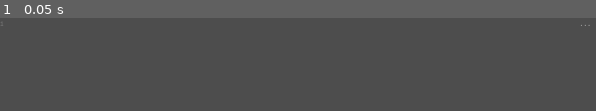
Above: before the commit, frame 1.
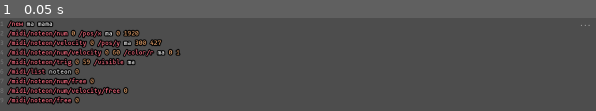
Above: after the commit, the same moment.

Repository: loopier/animatron
Game: Godot game, scene res://main.tscn
The game is run twice, just before and just after one commit, with the same random seed, the same clock (stepped at 60 frames per second) and the same inputs.
Inputs:
- Up to frame 1 (0.05 s): no input

The runs differ from the first frame. In frame 1, 9.7% of the frame differs, in the area x 0-31%, y 2-94%.

Commit message:
Upgrade MIDI implementation
- `/midi/*/free` commands still need working

Diff:
--- a/CommandInterface.gd
+++ b/CommandInterface.gd
@@ -91,6 +91,14 @@
 	"/midi/noteon": CommandDescription.new(midiNoteOn, "channel:i cmd:s", "Execute a CMD when a note-on MIDI event is triggered on any note.", Flags.asArray(true)),
 	"/midi/noteoff/num": CommandDescription.new(midiNoteOffNum, "channel:i cmd:s", "Map the released NOTE number to a CMD. …(206 unchanged characters)…
 	"/midi/noteoff": CommandDescription.new(midiNoteOff, "channel:i cmd:s", "Execute a CMD when a note-off MIDI event is triggered on any note.", Flags.asArray(true)),
+	"/midi/list": CommandDescription.new(midiList, "event:s [args:v]", "List commands for the EVENT in CHANNEL and optional NUM. Events is one of: noteon, noteonnum, noteonvelocity, noteonnumvelocity (NUM), noteontrig (NUM), noteoff, noteoffnum, cc (NUM)", Flags.asArray(true)),
+	"/midi/noteon/free": CommandDescription.new(freeMidi, "channel:i [num:i]", "Remove a cmd from the event.", Flags.gdScript()),
+	"/midi/noteon/num/free": CommandDescription.new(freeMidi, "channel:i [num:i]", "Remove a cmd from the event.", Flags.gdScript()),
+	"/midi/noteon/num/velocity/free": CommandDescription.new(freeMidi, "channel:i [num:i]", "Remove a cmd from the event.", Flags.gdScript()),
+	"/midi/noteon/trig/free": CommandDescription.new(freeMidi, "channel:i [num:i]", "Remove a cmd from the event.", Flags.gdScript()),
+	"/midi/noteoff/free": CommandDescription.new(freeMidi, "channel:i [num:i]", "Remove a cmd from the event.", Flags.gdScript()),
+	"/midi/noteoff/num/free": CommandDescription.new(freeMidi, "channel:i [num:i]", "Remove a cmd from the event.", Flags.gdScript()),
+	"/midi/cc/free": CommandDescription.new(freeMidi, "channel:i [num:i]", "Remove a cmd from the event.", Flags.gdScript()),
 	# utils
 	"/relative": CommandDescription.new(setRelativeProperty, "", "TODO", Flags.asArray(false)),
 	"/rand": CommandDescription.new(randCmdValue, "cmd:s actor:s min:f max:f", "Send a CMD to an ACTOR with a random value …(213 unchanged characters)…
@@ -310,32 +318,102 @@
 	return Status.ok()
 
 func midiCC(args: Array) -> Status:
-	return Status.ok()
-
-func midiNoteOnNum(args: Array) -> Status:
-	# TODO
-
 	var chan = int(args[0])
 	var num = int(args[1])
-	midiCommands[chan]["noteOnNum"].append = args.slice(1)
+	# convert las 2 arguments (min and max)
+	args[-2] = float(args[-2])
+	args[-1] = float(args[-1])
+	midiCommands[chan]["cc"][num].append(args.slice(2))
+	return Status.ok()
+
+func midiNoteOnNum(args: Array) -> Status:
+	var chan = int(args[0])
+	var num = int(args[1])
+	# convert las 2 arguments (min and max)
+	args[-2] = float(args[-2])
+	args[-1] = float(args[-1])
+	midiCommands[chan]["noteOnNum"].append(args.slice(1))
 	return Status.ok()
 
 func midiNoteOnTrig(args: Array) -> Status:
+	var chan = int(args[0])
+	var num = int(args[1])
+	midiCommands[chan]["noteOnTrig"][num] = [args.slice(2)]
 	return Status.ok()
 
 func midiNoteOnNumVelocity(args: Array) -> Status:
+	var chan = int(args[0])
+	var num = int(args[1])
+	# convert las 2 arguments (min and max)
+	args[-2] = float(args[-2])
+	args[-1] = float(args[-1])
+	midiCommands[chan]["noteOnNumVelocity"][num].append(args.slice(2))
 	return Status.ok()
 
 func midiNoteOnVelocity(args: Array) -> Status:
+	var chan = int(args[0])
+	var num = int(args[1])
+	# convert las 2 arguments (min and max)
+	args[-2] = float(args[-2])
+	args[-1] = float(args[-1])
+	midiCommands[chan]["noteOnVelocity"].append(args.slice(1))
 	return Status.ok()
 
 func midiNoteOn(args: Array) -> Status:
+	var chan = int(args[0])
+	var num = int(args[1])
+	midiCommands[chan]["noteOn"].append(args.slice(2))
 	return Status.ok()
 
 func midiNoteOffNum(args: Array) -> Status:
+	var chan = int(args[0])
+	var num = int(args[1])
+	# convert las 2 arguments (min and max)
+	args[-2] = float(args[-2])
+	args[-1] = float(args[-1])
+	midiCommands[chan]["noteOffNum"].append(args.slice(1))
 	return Status.ok()
 
 func midiNoteOff(args: Array) -> Status:
+	var chan = int(args[0])
+	var num = int(args[1])
+	midiCommands[chan]["noteOff"].append(args.slice(2))
+	return Status.ok()
+
+func midiList(args: Array) -> Status:
+	var event = args[0]
+	var ch = int(args[1])
+	args = args.slice(2)
+	match event:
+		"noteon": return Status.ok(true, "%s" % [midiCommands[ch]["noteOn"]])
+		"noteonnum": return Status.ok(true, "%s" % [midiCommands[ch]["noteOnNum"]])
+		"noteonvelocity": return Status.ok(true, "%s" % [midiCommands[ch]["noteOnVelocity"]])
+		"noteonnumvelocity":
+			if len(args) > 0:
+				return Status.ok(true, "%s" % [midiCommands[ch]["noteOnNumVelocity"][int(args[0])]])
+			return Status.ok(true, "%s" % [midiCommands[ch]["noteOnNumVelocity"]])
+		"noteontrig":
+			if len(args) > 0:
+				return Status.ok(true, "%s" % [midiCommands[ch]["noteOnTrig"][int(args[0])]])
+			return Status.ok(true, "%s" % [midiCommands[ch]["noteOnTrig"]])
+		"noteoff": return Status.ok(true, "%s" % [midiCommands[ch]["noteOff"]])
+		"noteoffnum": return Status.ok(true, "%s" % [midiCommands[ch]["noteOffNum"]])
+		"cc":
+			if len(args) > 0:
+				return Status.ok(true, "%s" % [midiCommands[ch]["cc"][int(args[0])]])
+			return Status.ok(true, "%s" % [midiCommands[ch]["cc"]])
+		_: return Status.error("event not found: %s.\n Try one of: noteon, noteonnum, noteonvelocity, noteonnumvelocity, noteontrig, noteoff, noteoffnum, cc")
+	return Status.ok()
+
+func freeMidi(cmd: String, args: Array) -> Status:
+	# remove the `/midi/` begining and trailing `/free`
+	var event = cmd.substr(5,len(cmd)-10).replace("/", "_").to_pascal_case()
+	event = event.substr(0,1).to_lower() + event.substr(1)
+	event = event.replace("noteo", "noteO")
+	var chan = int(args[0])
+	var num = args.slice(1)
+	midiCommands[chan][event].clear()
+	Log.debug("event: %s args: %s" % [event, args])
 	return Status.ok()
 
 func getHelp(cmd: String) -> Status:
--- a/Main.gd
+++ b/Main.gd
@@ -29,8 +29,11 @@
 	midiCommands.fill({"noteOn": [], "noteOnNum": [], "noteOnTrig": [], "noteOnNumVelocity": [], "noteOnVelocity": [], "noteOff": [], "noteOffNum": [], "cc": []})
 	for chan in midiCommands:
 		chan["cc"].resize(128)
+		chan["cc"].fill([])
 		chan["noteOnTrig"].resize(128)
+		chan["noteOnTrig"].fill([])
 		chan["noteOnNumVelocity"].resize(128)
+		chan["noteOnNumVelocity"].fill([])
 
 func _ready():
 	Log.setLevel(Log.LOG_LEVEL_VERBOSE)
@@ -205,16 +208,34 @@
 	# need to know what object calling the method (in this case `Main`).
 	routine.callOnNext = Callable(evalCommand)
 
+# "noteOn", "noteOnNum", "noteOnTrig", "noteOnNumVelocity", "noteOnVelocity"
 func _on_midi_noteon(ch: int, num: int, velocity: int):
 	Log.verbose("MIDI Note On: %s %s %s" % [ch, num, velocity])
-
-	#var NewValue = (((OldValue - OldMin) * (NewMax - NewMin)) / (OldMax - OldMin)) + NewMin
-	# var result = (num - 0) * (max - min) / (127 - 0) + min
-	pass
-
+	for cmd in midiCommands[ch]["noteOnNum"]:
+		var value = Midi.map(num, cmd[-2], cmd[-1])
+		cmd = cmd.slice(0,-2)
+		cmd.append(value)
+		evalCommand(cmd, "")
+	for cmd in midiCommands[ch]["noteOnVelocity"]:
+		var value = Midi.map(velocity, cmd[-2], cmd[-1])
+		cmd = cmd.slice(0,-2)
+		cmd.append(value)
+		evalCommand(cmd, "")
+	for cmd in midiCommands[ch]["noteOnNumVelocity"][num]:
+		var value = Midi.map(velocity, cmd[-2], cmd[-1])
+		cmd = cmd.slice(0,-2)
+		cmd.append(value)
+		evalCommand(cmd, "")
+	for cmd in midiCommands[ch]["noteOnTrig"][num]:
+		evalCommand(cmd, "")
+	for cmd in midiCommands[ch]["noteOn"]:
+		evalCommand(cmd, "")
+
+# "noteOff", "noteOffNum"
 func _on_midi_noteoff(ch: int, num: int, velocity: int):
 	Log.verbose("MIDI Note Off: %s %s %s" % [ch, num, velocity])
 
+# "cc"
 func _on_midi_cc(ch: int, num: int, velocity: int):
 	Log.verbose("MIDI CC: %s %s %s" % [ch, num, velocity])
 
--- a/Midi.gd
+++ b/Midi.gd
@@ -37,3 +37,6 @@
 	#print("Pressure " + str(midi_event.pressure))
 	#print("Controller number: " + str(midi_event.controller_number))
 	#print("Controller value: " + str(midi_event.controller_value))
+
+static func map(input: float, min: float, max: float) -> float:
+	return (input - 0) * (max - min) / (127 - 0) + min
--- a/main.tscn
+++ b/main.tscn
@@ -42,6 +42,15 @@
 theme = ExtResource("3_fotw2")
 theme_override_colors/font_outline_color = Color(0, 0, 0, 1)
 theme_override_constants/outline_size = 10
+text = "/new ma mama
+/midi/noteon/num 0 /pos/x ma 0 1920
+/midi/noteon/velocity 0 /pos/y ma 300 427
+/midi/noteon/num/velocity 0 60 /color/r ma 0 1
+/midi/noteon/trig 0 59 /visible ma
+/midi/list noteon 0
+/midi/noteon/num/free 0
+/midi/noteon/num/velocity/free 0
+/midi/noteon/free 0"
 caret_type = 1
 syntax_highlighter = SubResource("CodeHighlighter_833ra")
 highlight_all_occurrences = true
